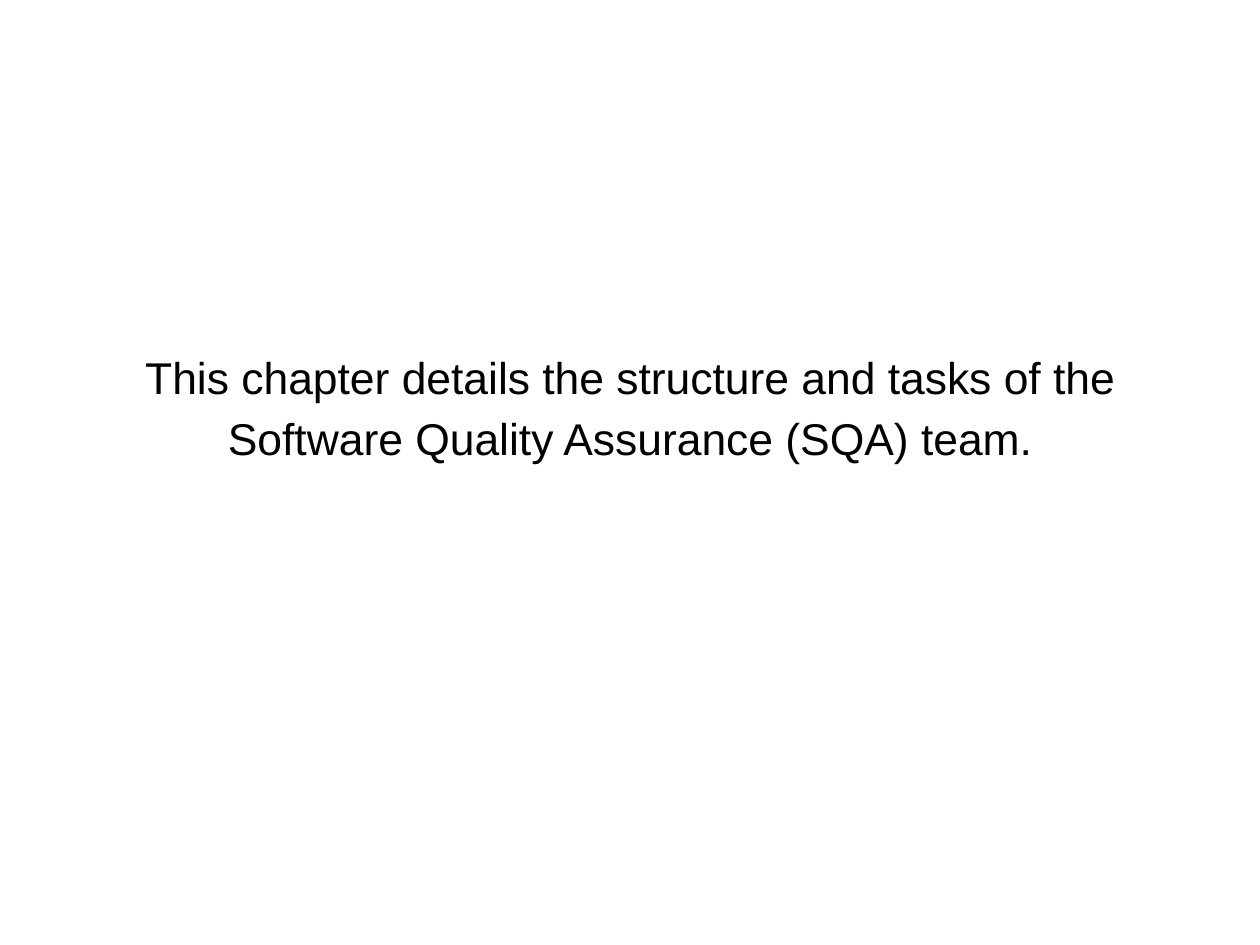
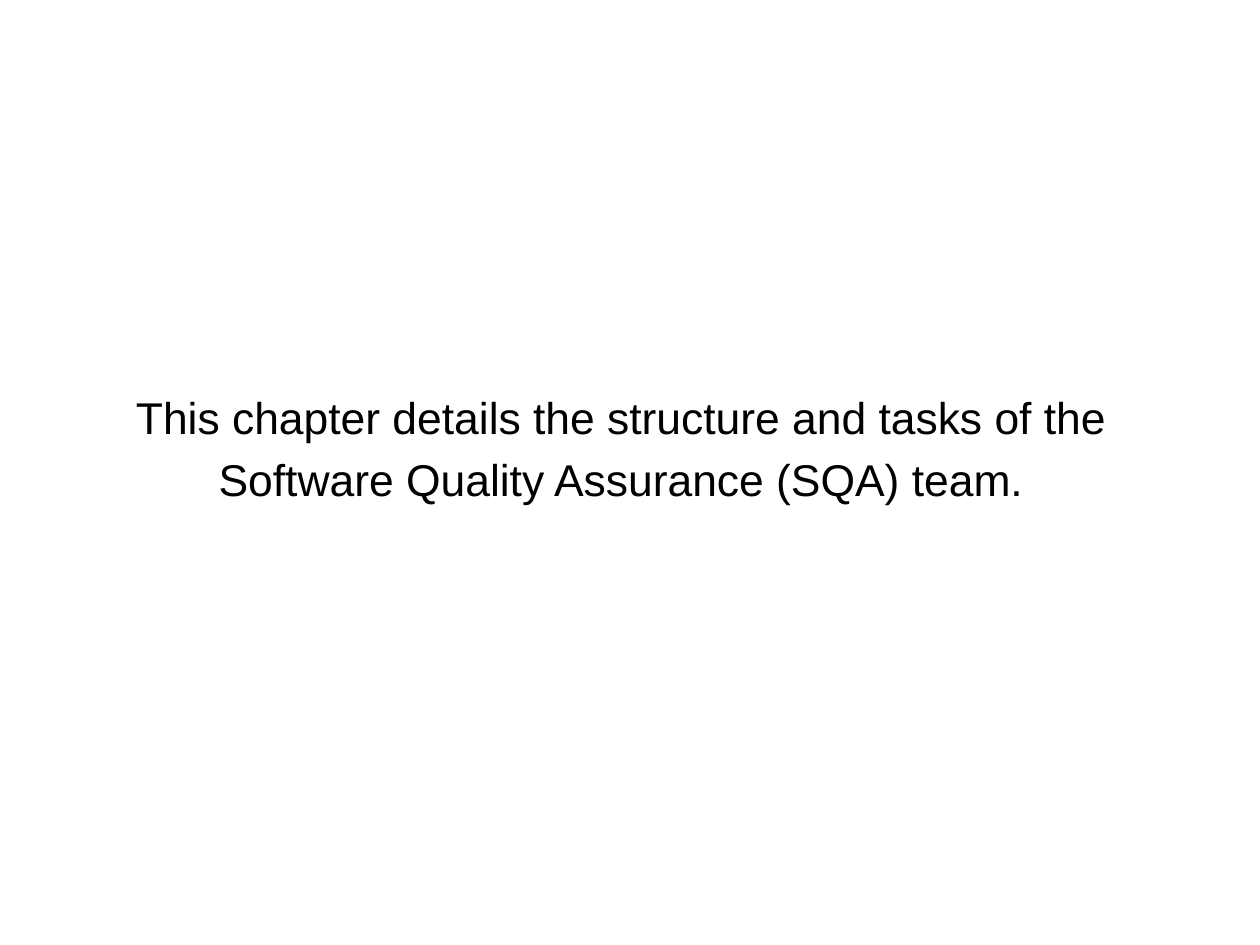
Before and after one commit to catherinemaglasang/e-store-by-scorpio, a slide deck: slide 11 of Presentation/SQAP.odp (slide 9 before the commit). Drawn at 1260x945 pixels with LibreOffice and Linux fonts; fonts in the diff are those of the drawing. Boxes give left, top, right and bottom in pixels: in the first picture for what was removed or moved away, otherwise in the second. Text is boxed around its words. In the diff, an @@ line names an element or a change of style, - is before the commit and + after.

Commit message:
chapters 3 and 4 for sqap

```diff
--- a/Presentation/SQAP.odp
+++ b/Presentation/SQAP.odp
@@ subtitle "This chapter details the structure ...": place and size @@
-subtitle "This chapter details the structure ..." at box(145, 361, 1115, 464)
+subtitle "This chapter details the structure ..." at box(136, 401, 1106, 505)
```
Also in this commit, not shown: 7 other slides changed, 9 slides added, 1 other file.
